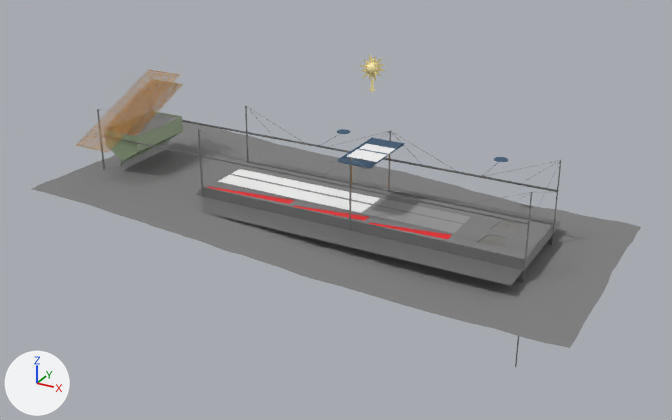
A saved change to the glTF model Assets/Melt_In_Place_Station_Demo/MeltInPlaceStation_Demo.glb.
Both versions are drawn from a 50 mm lens placed at (0.197, -0.395, 0.196), pointed at (-0.017, -0.005, 0.001). Arrows for +X, +Y and +Z are at lower left; the lights stay in place. Objects named as collision shapes, trigger or cutter boxes, shadow casters or lower levels of detail are left out. Where no turn or scale is listed for an object, it has been applied to the vertices.

In view in the first picture: 'Being_Melted', 'Fresh_Melt', 'Ground', 'MIP-screen-top', 'MIP-screen-top.001', 'MIP_hopper', 'MIP_square_lens', 'MIP_structure', 'Regolith_Bed'.
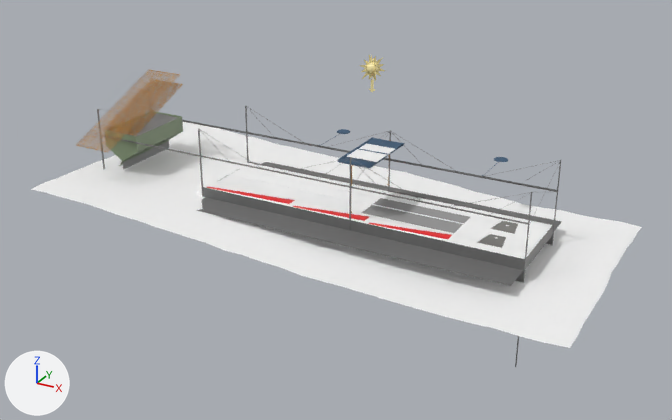
Boxes (x1, y1, x2, y2) around the edits, measured in the pictures (672 x 420 px):
'Ground', recoloured, surface changed (grey to white): (32, 122, 641, 348) in both
'Regolith_Bed', recoloured, surface changed (grey to white): (196, 163, 552, 259) in both

What the commit changed:
Material 'RegolithPowder' (mat_regolithpowder) changes colour from grey #808080 to white #ffffff; in linear values from (0.216, 0.216, 0.216) to (1.0, 1.0, 1.0).
In material 'RegolithPowder' (mat_regolithpowder), metallic goes from 0.0 to 1.0.
